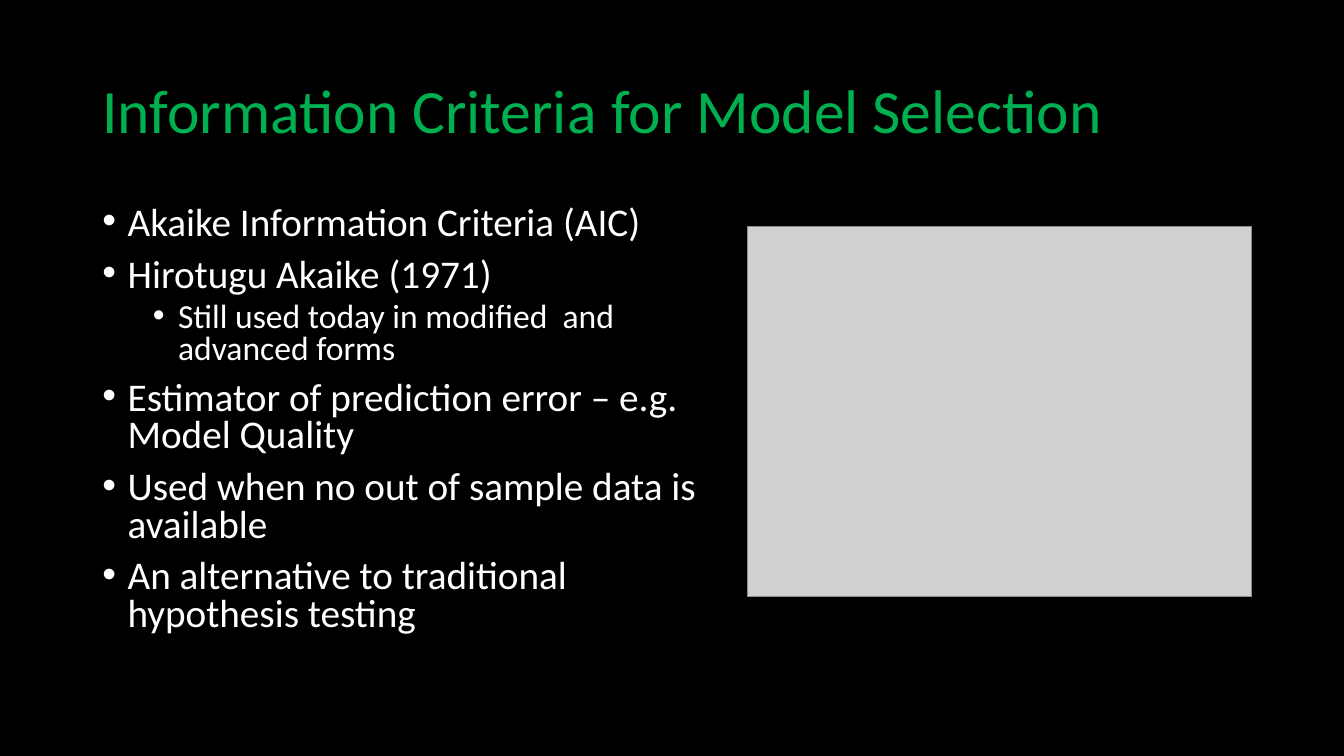
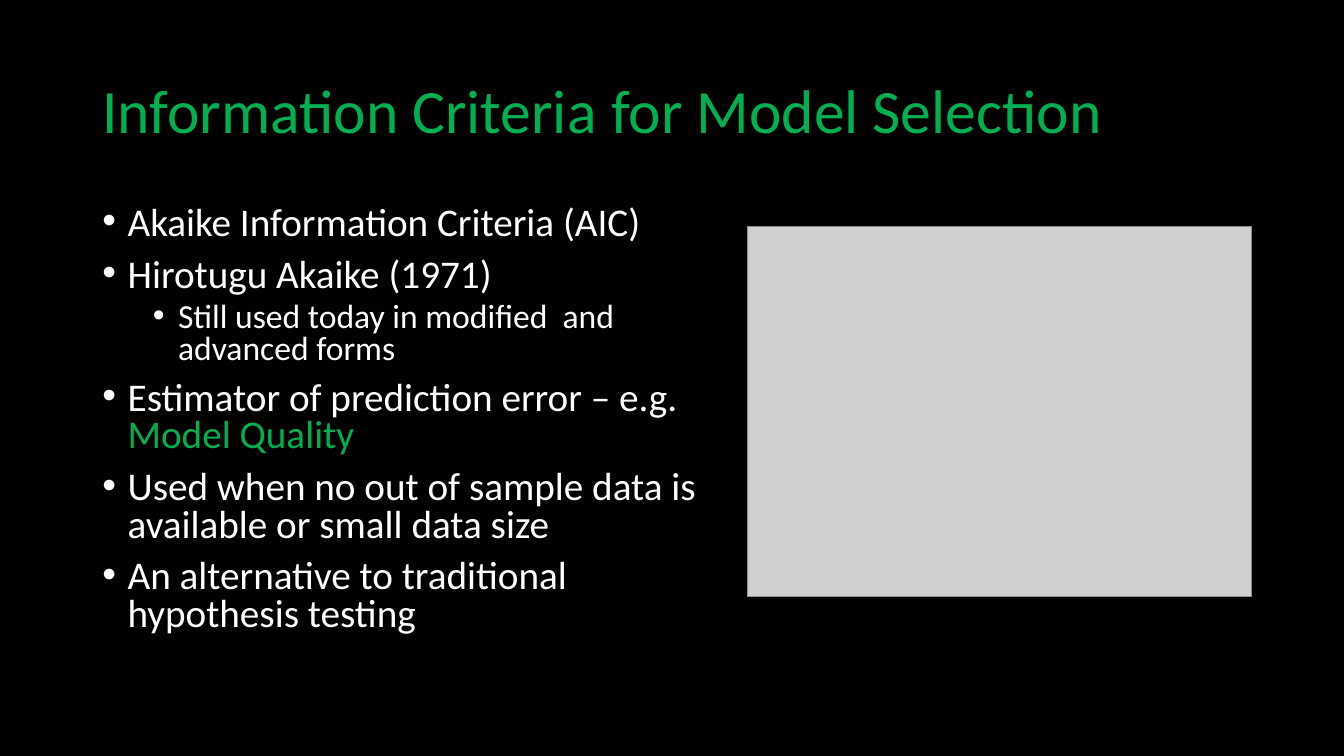
Before and after one commit to jarmoza/twain_autobio_modelquality, a slide deck: slide 3 of nyudh_summerfellowship_jonathan_armoza.pptx. Drawn at 1344x756 pixels with LibreOffice and Linux fonts; fonts in the diff are those of the drawing; grey boxes stand for pictures. Boxes give left, top, right and bottom in pixels: in the first picture for what was removed or moved away, otherwise in the second. Text is boxed around its words. In the diff, an @@ line names an element or a change of style, - is before the commit and + after.

```diff
--- a/nyudh_summerfellowship_jonathan_armoza.pptx
+++ b/nyudh_summerfellowship_jonathan_armoza.pptx
@@ text at [128,383,677,455]: text colour #FFFFFF to #00B050 in "Model Quality" @@
@@ text at [128,472,695,539]: text changed @@
-• Used when no out of sample data is available
+• Used when no out of sample data is available or small data size
```
Also in this commit, not shown: 4 other slides changed, 2 slides added, 1 slide removed.
